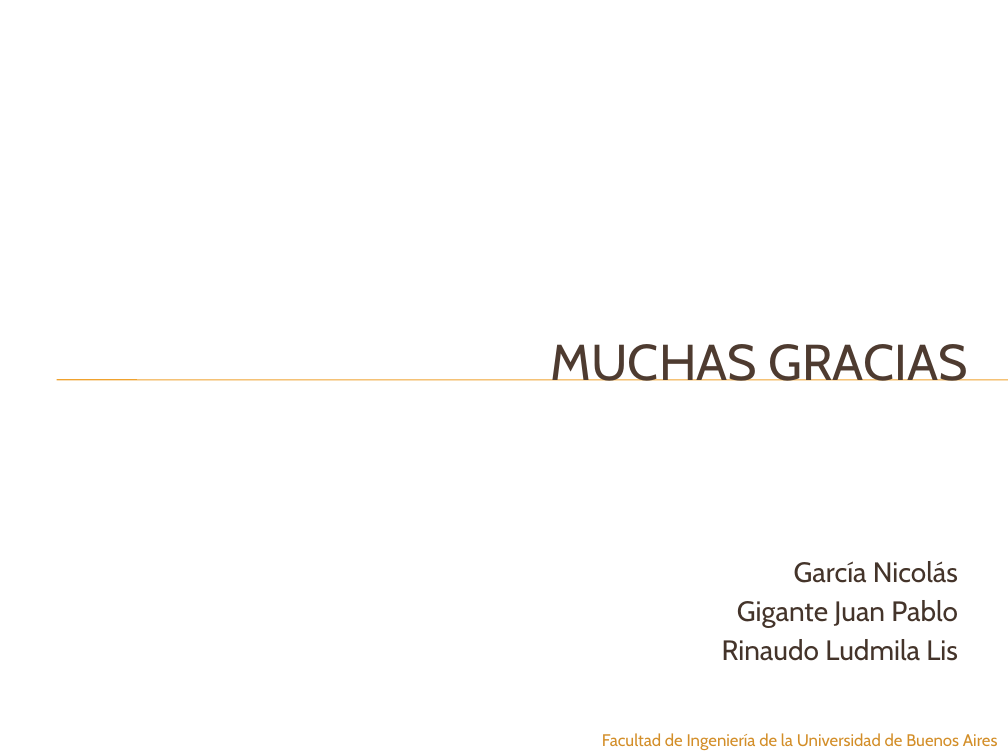
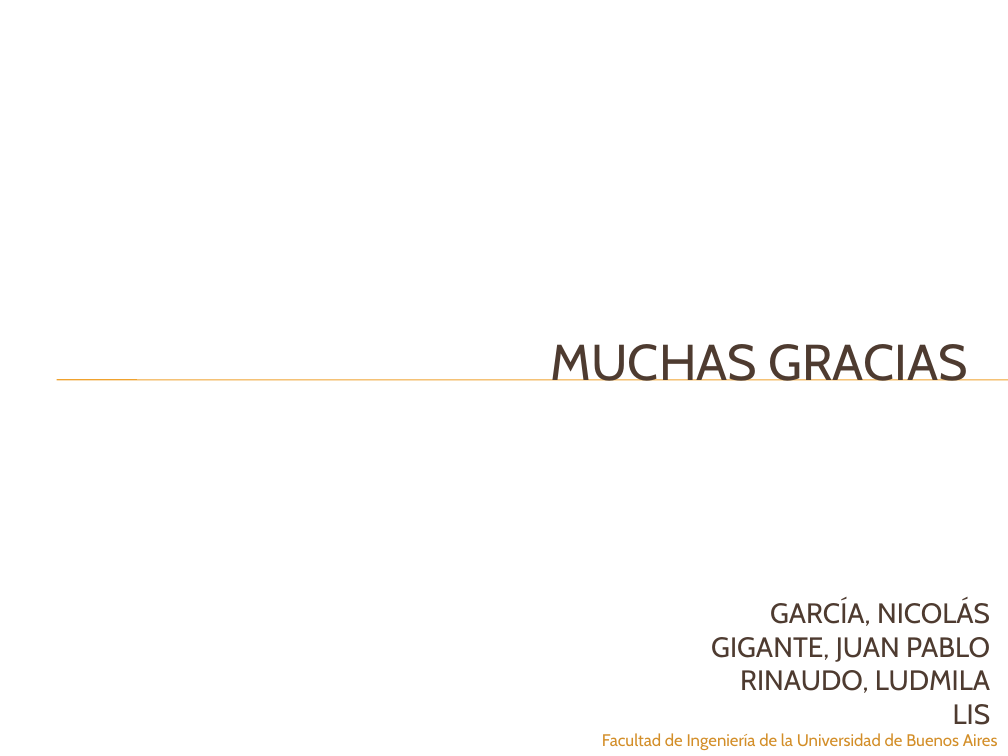
Before and after one commit to joshishimla99/tempore, a slide deck: slide 12 of docs/Presentacion Final/Tempore – Manejá tus tiempos-V2.pptx (slide 13 before the commit). Drawn at 1008x756 pixels with LibreOffice and Linux fonts; fonts in the diff are those of the drawing; background and template pictures are left out. Boxes give left, top, right and bottom in pixels: in the first picture for what was removed or moved away, otherwise in the second. Text is boxed around its words. In the diff, an @@ line names an element or a change of style, - is before the commit and + after.

```diff
--- a/docs/Presentacion Final/Tempore – Manejá tus tiempos-V2.pptx
+++ b/docs/Presentacion Final/Tempore – Manejá tus tiempos-V2.pptx
@@ text "GARCÍA, NICOLÁS" at (711,600,991,725): vertical alignment bottom to top @@
@@ text at (711,600,991,725): text changed; text colour #45342A to #4E3B30 @@
-García Nicolás
-Gigante Juan Pablo
-Rinaudo Ludmila Lis
+GARCÍA, NICOLÁS
+GIGANTE, JUAN PABLO
+RINAUDO, LUDMILA LIS
```
Also in this commit, not shown: 9 other slides changed, 1 slide removed.
